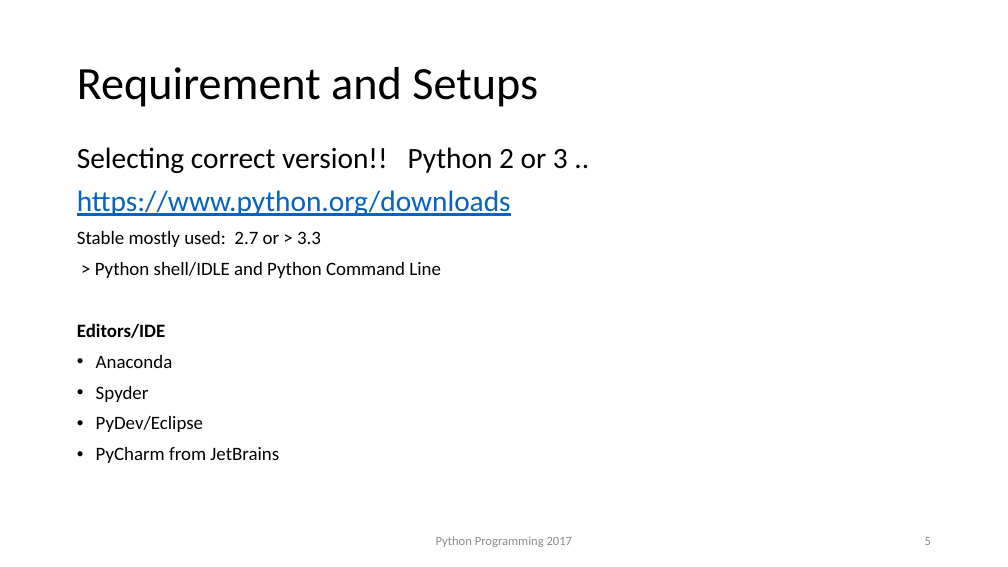
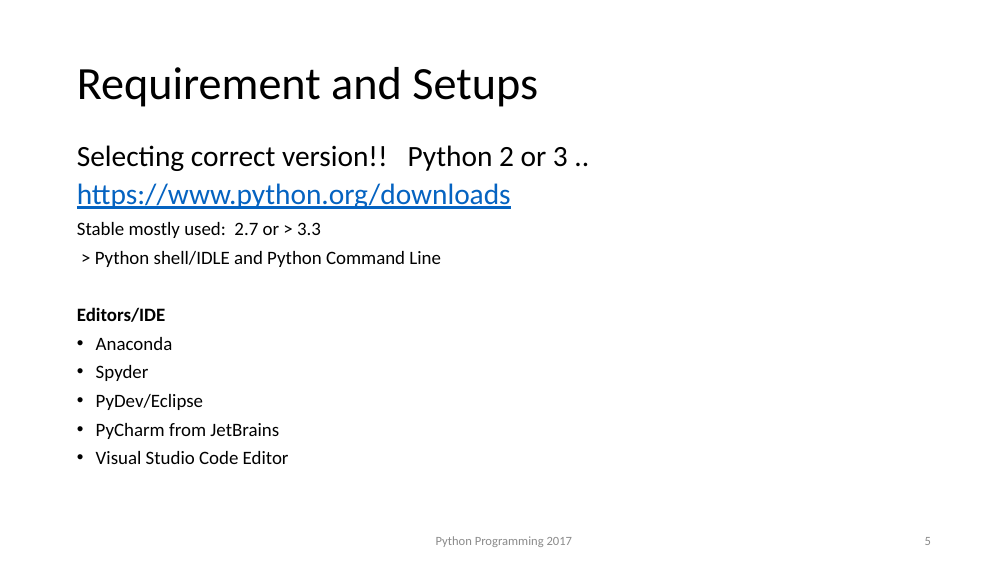
Before and after one commit to anishchapagain/AnishPython, a slide deck: slide 5 of python_notes.pptx. Drawn at 1008x567 pixels with LibreOffice and Linux fonts; fonts in the diff are those of the drawing; background and template pictures are left out. Boxes give left, top, right and bottom in pixels: in the first picture for what was removed or moved away, otherwise in the second. Text is boxed around its words. In the diff, an @@ line names an element or a change of style, - is before the commit and + after.

```diff
--- a/python_notes.pptx
+++ b/python_notes.pptx
@@ text at bbox=[77, 145, 568, 439]: line spacing 0.9 to 0.8 @@
@@ text at bbox=[96, 451, 289, 464]: paragraph added @@
+• Visual Studio Code Editor
```
Also in this commit, not shown: 8 other slides changed, 10 slides added, 1 slide removed.
